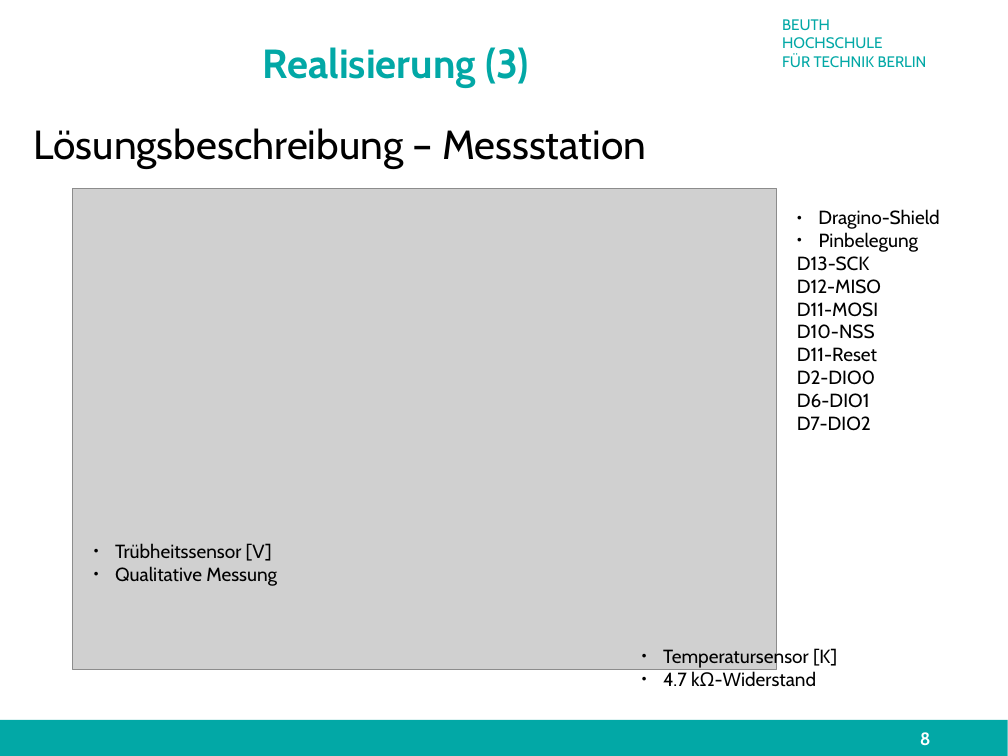
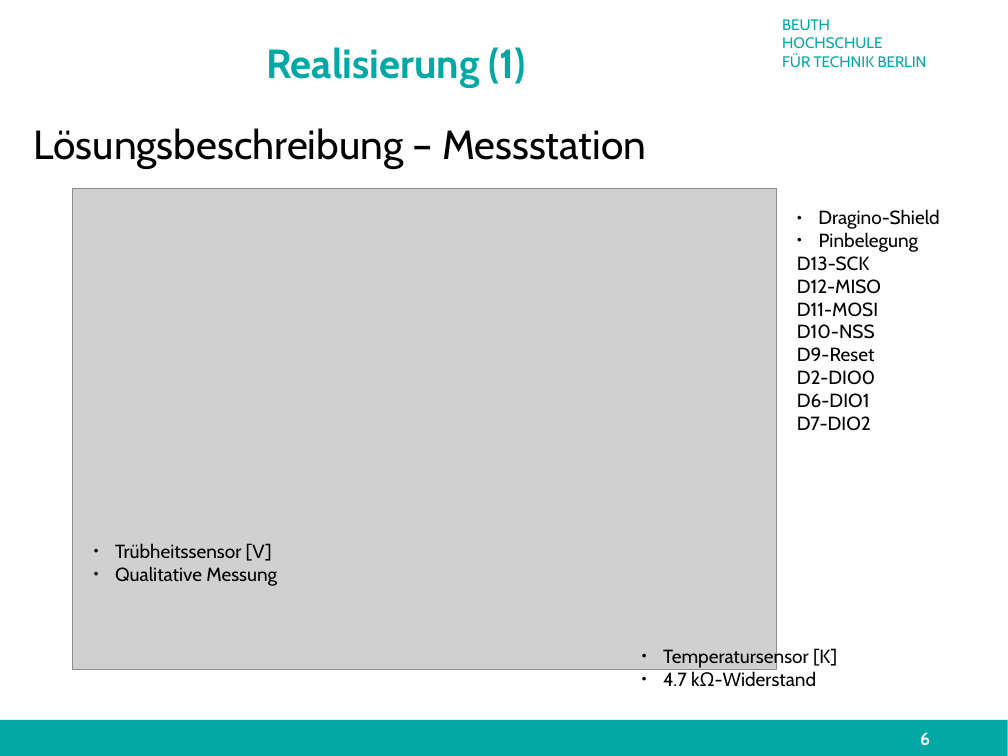
Before and after one commit to technologiestiftung/flussbad, a slide deck: slide 6 of doc/presentation/finalPresentation.odp (slide 8 before the commit). Drawn at 1008x756 pixels with LibreOffice and Linux fonts; fonts in the diff are those of the drawing; grey boxes stand for pictures; background and template pictures are left out. Boxes give left, top, right and bottom in pixels: in the first picture for what was removed or moved away, otherwise in the second. Text is boxed around its words. In the diff, an @@ line names an element or a change of style, - is before the commit and + after.

```diff
--- a/doc/presentation/finalPresentation.odp
+++ b/doc/presentation/finalPresentation.odp
@@ title at box(266, 47, 526, 87): text changed @@
-Realisierung (3)
+Realisierung (1)
@@ text at box(797, 347, 875, 362): text changed @@
-  D11-Reset
+  D9-Reset
@@ page number at box(920, 732, 930, 746): text changed @@
-8
+6
```
Also in this commit, not shown: 5 other slides changed, 1 slide added, 2 slides removed, 1 other file.
